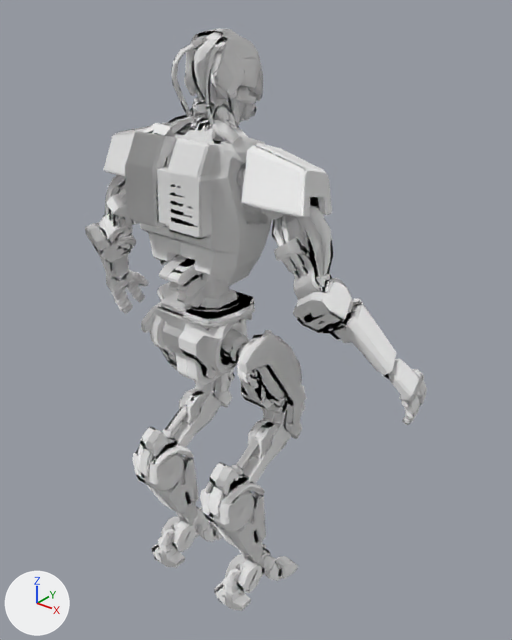
A saved change to the glTF model models/trooper.glb.
Rendered twice from a 50 mm lens placed at (1.239, -1.667, 1.222), pointed at (-0.194, 0.125, 0.111). Arrows for +X, +Y and +Z are at lower left; the lights stay in place. The older version comes first. Vertices at exactly the same position are counted once.

Script lines for the objects in view, before the commit:
```python
ob_arm_left = bpy.data.objects.new('arm_left', me_arm_left)
ob_arm_left.location = (0.0, 0.0, 0.0)
ob_arm_right = bpy.data.objects.new('arm_right', me_arm_right)
ob_arm_right.location = (0.0, 0.0, 0.0)
ob_collar_right = bpy.data.objects.new('collar_right', me_collar_right)
ob_collar_right.location = (0.0, 0.0, 0.0)
ob_head = bpy.data.objects.new('head', me_head)
ob_head.location = (0.0, 0.0, 0.0)
ob_head_destroyed = bpy.data.objects.new('head_destroyed', me_head_destroyed)
ob_head_destroyed.location = (0.0, 0.0, 0.0)
ob_leg_left = bpy.data.objects.new('leg_left', me_leg_left)
ob_leg_left.location = (0.0, 0.0, 0.0)
ob_leg_right = bpy.data.objects.new('leg_right', me_leg_right)
ob_leg_right.location = (0.0, 0.0, 0.0)
ob_torso = bpy.data.objects.new('torso', me_torso)
ob_torso.location = (0.0, 0.0, 0.0)
```
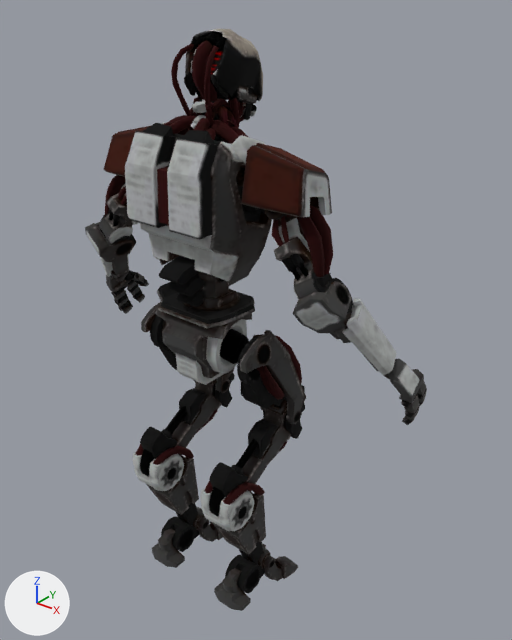
What differs and where, as boxes (x1, y1, x2, y2) in the pictures (512 x 640 px):
'torso', surface changed (darker): (125, 115, 272, 385) in both
'arm_right', surface changed (darker): (241, 143, 427, 425) in both
'leg_right', surface changed (grey to black): (200, 329, 306, 611) in both
'leg_left', surface changed (grey to black): (132, 302, 235, 568) in both
'head', surface changed (darker): (171, 28, 263, 141) in both
'arm_left', surface changed (darker): (85, 125, 152, 314) in both
'head_destroyed', surface changed: (191, 102, 246, 143) in both
'collar_right', surface changed: (237, 168, 245, 187) in both

The change, as a list of edits to the scene's bpy script:
```text
Add img_materials_m_conscript:
    img_materials_m_conscript = load_image('materials/m_conscript', '_unpacked/materials_m_conscript', 2048, 2048, 'sRGB')
Change mat_m_conscript_materials_m_conscript:
    where n0 = _N.new('ShaderNodeBsdfPrincipled'); n0.name = 'Principled BSDF'
    remove n0.inputs[0].default_value = (1.0, 1.0, 1.0, 1.0)  # 'Base Color', white #ffffff
    remove n2 = _N.new('ShaderNodeNormalMap'); n2.name = 'Normal Map'
    remove n2.uv_map = 'UVMap'
    where n3 = _N.new('ShaderNodeTexImage'); n3.name = 'Image Texture'
    n3.image: img_0xf1da1c9a381661eb -> img_materials_m_conscript
    add n4 = _N.new('ShaderNodeUVMap'); n4.name = 'UV Map'
    add n4.uv_map = 'UVMap.001'
    remove _L.new(n2.outputs[0], n0.inputs[5])  # 'Normal' to 'Normal'
    remove _L.new(n3.outputs[0], n2.inputs[1])  # 'Color' to 'Color'
    add _L.new(n3.outputs[0], n0.inputs[0])  # 'Color' to 'Base Color'
    add _L.new(n4.outputs[0], n3.inputs[0])  # 'UV' to 'Vector'
Change me_torso:
    where me_torso.from_pydata(...)  # 1457 vertices, 2656 faces; spans x -0.489..-0.068, y -0.229..0.192, z -0.063..0.838
    used by ob_torso; location = (0.0, 0.0, 0.0)
    me_torso part 1: texture (UV) coordinates changed
Change me_leg_left:
    where me_leg_left.from_pydata(...)  # 1457 vertices, 2690 faces; spans x -0.566..-0.305, y -0.235..0.258, z -0.972..0.151
    used by ob_leg_left; location = (0.0, 0.0, 0.0)
    me_leg_left part 2: texture (UV) coordinates changed
Change me_arm_right:
    where me_arm_right.from_pydata(...)  # 995 vertices, 1771 faces; spans x -0.139..0.439, y -0.137..0.278, z -0.108..0.785
    used by ob_arm_right; location = (0.0, 0.0, 0.0)
    me_arm_right part 3: texture (UV) coordinates changed
Change me_leg_right:
    where me_leg_right.from_pydata(...)  # 1453 vertices, 2682 faces; spans x -0.253..0.008, y -0.235..0.258, z -0.972..0.151
    used by ob_leg_right; location = (0.0, 0.0, 0.0)
    me_leg_right part 4: texture (UV) coordinates changed
```
